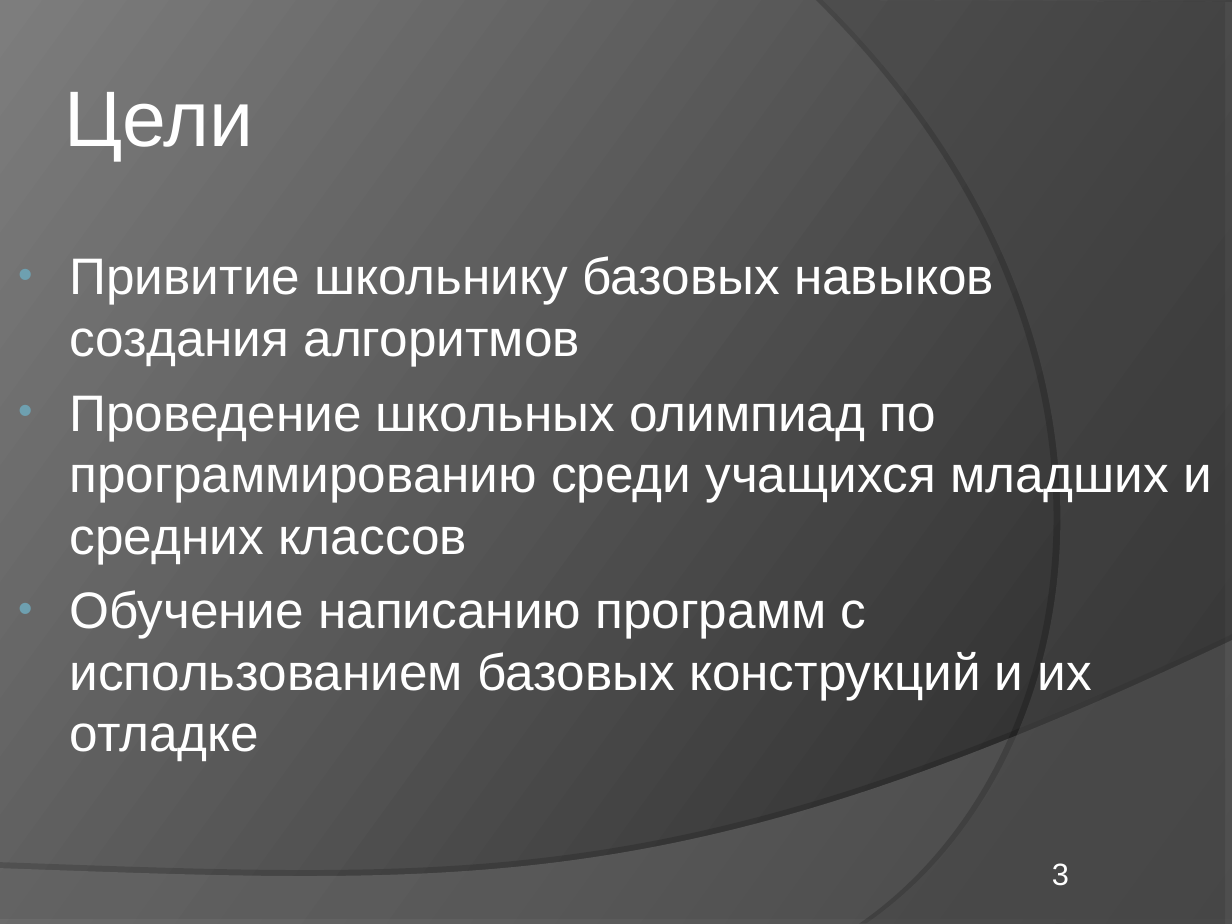
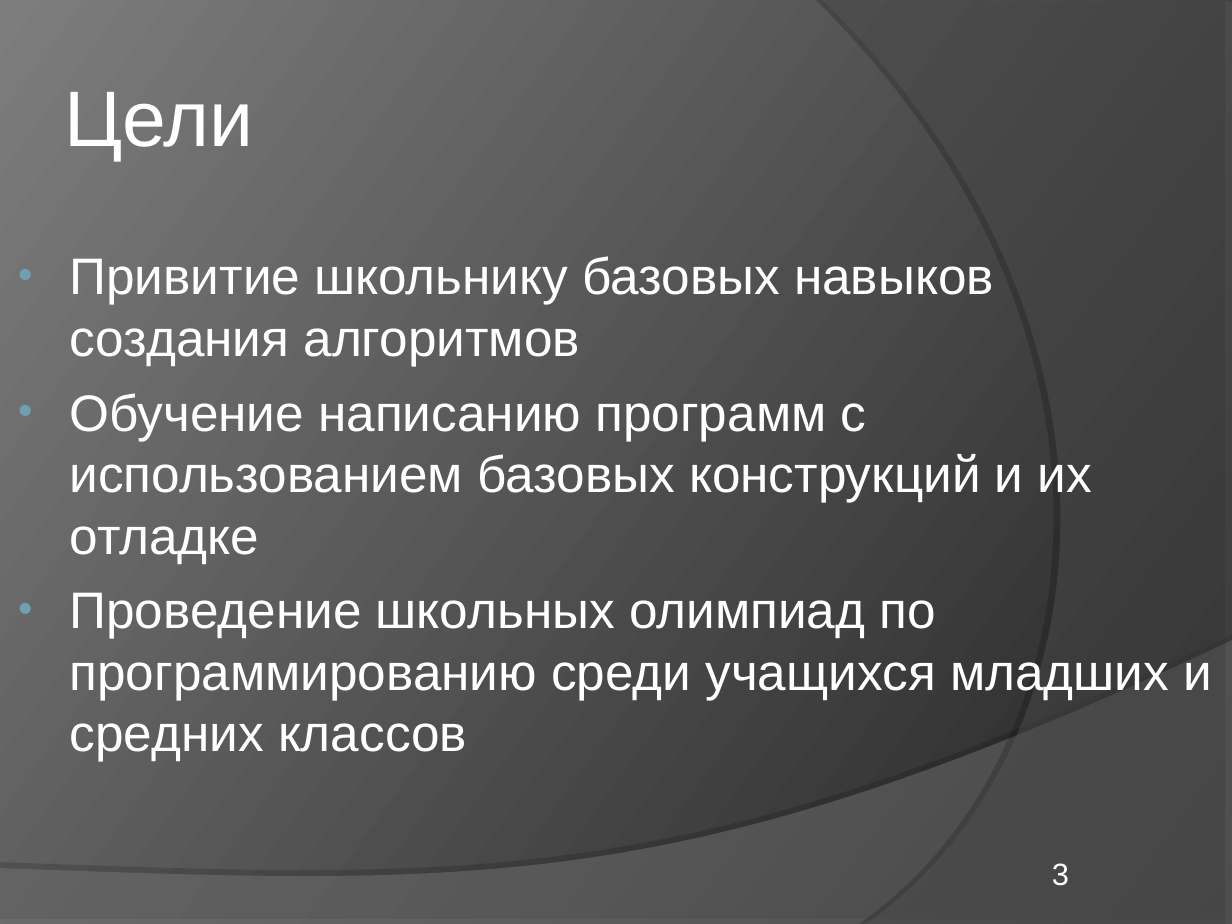
Before and after one commit to elvslv/DiplomaReport, a slide deck: slide 3 of C8503A_Vasilyeva_presentation.ppt. Drawn at 1232x924 pixels with LibreOffice and Linux fonts; fonts in the diff are those of the drawing. Boxes give left, top, right and bottom in pixels: in the first picture for what was removed or moved away, otherwise in the second. Text is boxed around its words. In the diff, an @@ line names an element or a change of style, - is before the commit and + after.

```diff
--- a/C8503A_Vasilyeva_presentation.ppt
+++ b/C8503A_Vasilyeva_presentation.ppt
@@ text at <box>70,393,1092,564</box>: paragraph added @@
+• Обучение написанию программ с использованием базовых конструкций и их отладке
@@ text at <box>70,590,1092,761</box>: paragraph removed @@
-• Обучение написанию программ с использованием базовых конструкций и их отладке
```
Also in this commit, not shown: 1 other slide changed, 1 other file.
